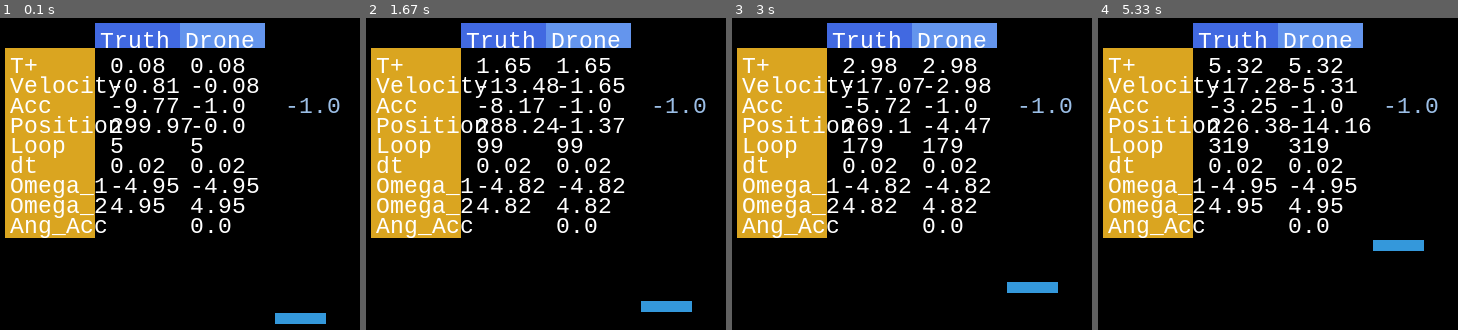
Above: before the commit, frames 1-4 (left to right).
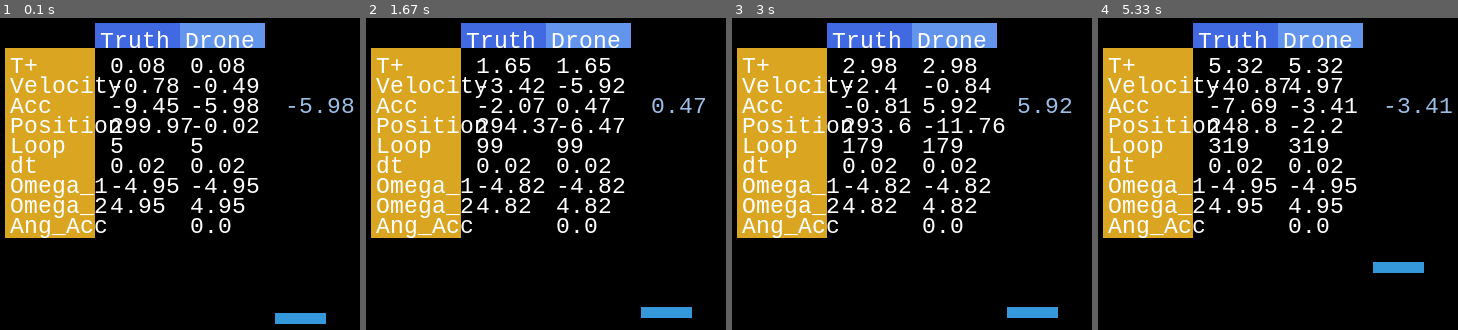
Above: after the commit, the same moments.

Repository: taostlt/air
Game: pygame game, started from drone_drop.py
The game is run twice, just before and just after one commit, with the same random seed, the same clock (stepped at 60 frames per second) and the same inputs.
Inputs:
- Up to frame 1 (0.1 s): no input
- Up to frame 2 (1.67 s): hold Down 0.9-1.37 s; hold Left from 1.4 s (still down)
- Up to frame 3 (3 s): release Left at 1.8 s; hold Up 1.83-2.2 s; hold Right 2.23-2.87 s; hold Down from 2.9 s (still down)
- Up to frame 4 (5.33 s): release Down at 3.27 s; hold Right 3.8-4.27 s; hold Up 4.3-4.6 s; hold Right 4.63-5.1 s; hold Left from 5.13 s (still down)

The runs differ from the first frame. In frame 1, 1.2% of the frame differs, in the area x 42-99%, y 19-37%; in frame 2, 2.8%; in frame 3, 3.2%; in frame 4, 3.4%, in the area x 34-99%, y 19-82%.

Commit message:
Added target = cos(t). Legend needs to be fixed.

Diff:
--- a/drone_drop.py
+++ b/drone_drop.py
@@ -533,9 +533,9 @@
         # a = delta v / delta time
 
         # target_z = np.cos(time) - 1
-        # target_z_dot_dot = -np.cos(time)
-
-        target_z_dot_dot = -1.0
+        target_z_dot_dot = -np.cos(time)*6
+
+        # target_z_dot_dot = -1.0
 
         # CoaxialDrone.advance_state_uncontrolled(dt)
 
@@ -551,15 +551,15 @@
         z_actual.append(CoaxialDrone.shape.body.velocity)
 
         if 9.0 < time < 9.5:
-            plt.plot(t_history, z_history, z_actual)
-            # plt.plot(t_history, z_history)
-            # plt.plot(t_history, z_actual)
+            # plt.plot(t_history, z_history, z_actual)
+            plt.plot(t_history, z_history)
+            plt.plot(t_history, z_actual)
 
             # plt.plot(np.cos(t_history))
             plt.ylabel("Z pos. Est., Z pos Actual")
             plt.xlabel("Time (seconds)")
 
-            plt.legend(["D","Z Estimated", "Z Actual"])
+            plt.legend(["Z Estimated", "Z Actual"])
 
             plt.show()
             sys.exit(0)
